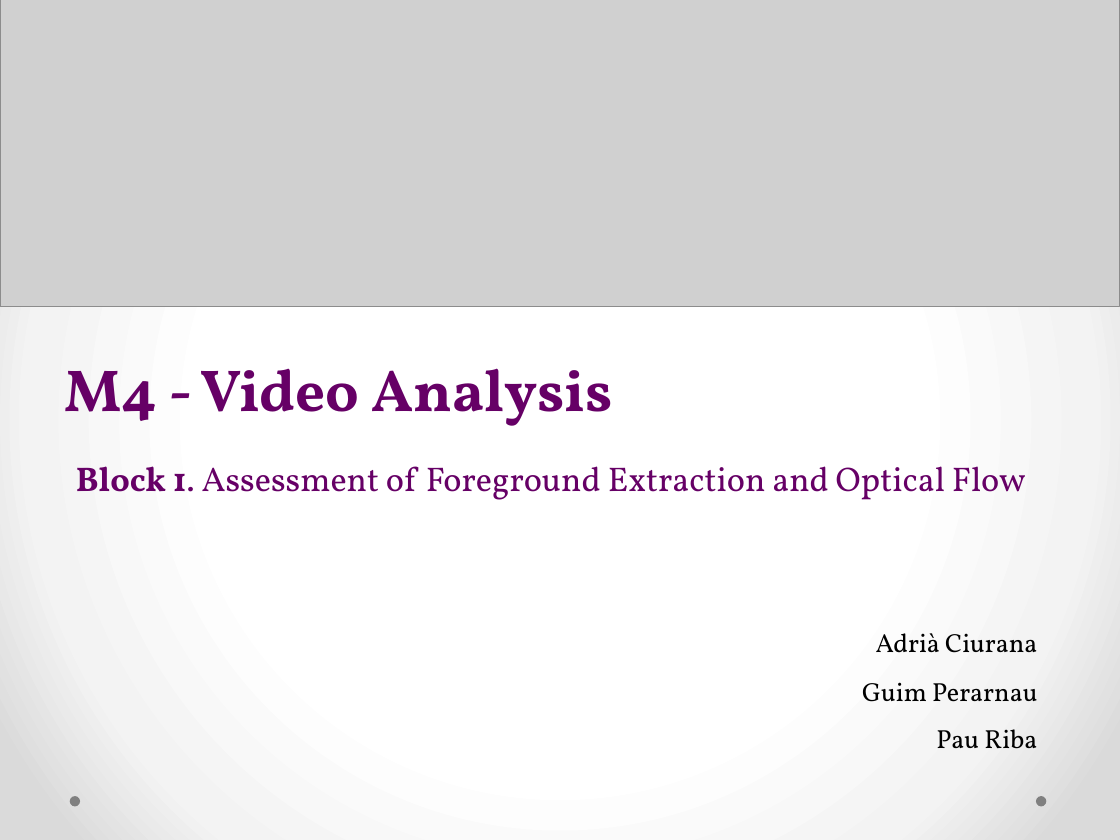
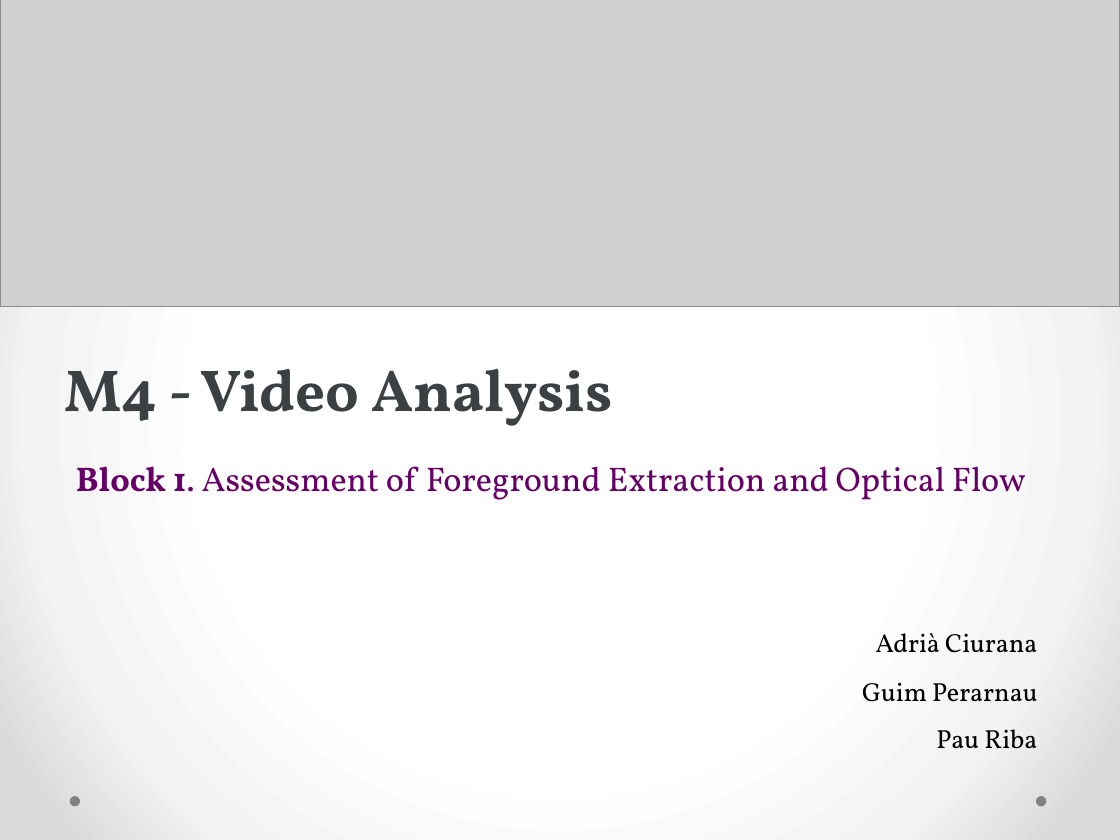
Before and after one commit to mcv-m6-video/mcv-m4-2016-Team4, a slide deck: slide 1 of block1/doc/SlidesB1.pptx. Drawn at 1120x840 pixels with LibreOffice and Linux fonts; fonts in the diff are those of the drawing; grey boxes stand for pictures. Boxes give left, top, right and bottom in pixels: in the first picture for what was removed or moved away, otherwise in the second. Text is boxed around its words. In the diff, an @@ line names an element or a change of style, - is before the commit and + after.

```diff
--- a/block1/doc/SlidesB1.pptx
+++ b/block1/doc/SlidesB1.pptx
@@ title "M4 - Video Analysis" at <box>64,368,612,426</box>: text colour #660066 to #3B4042 @@
```
Also in this commit, not shown: 5 other slides changed, 3 slides added, 1 slide removed.
